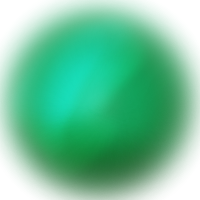
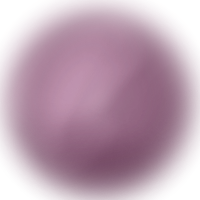
Two versions of the same layered image (w=200, h=200). Layer-by-layer changes:
added layer "Copy of Paint Layer 1" above "Paint Layer 1" over (0, 0, 200, 200)
hid "Paint Layer 1", painted on it over (0, 0, 200, 200)
